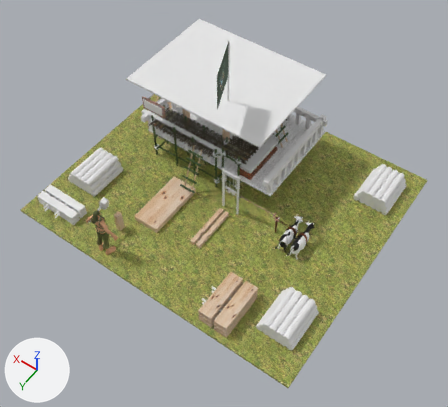
The FBX model March Death/Assets/Models/Buildings/ELF/SAWMILL/ELF_SAWMILL.fbx: old version first, new version second.
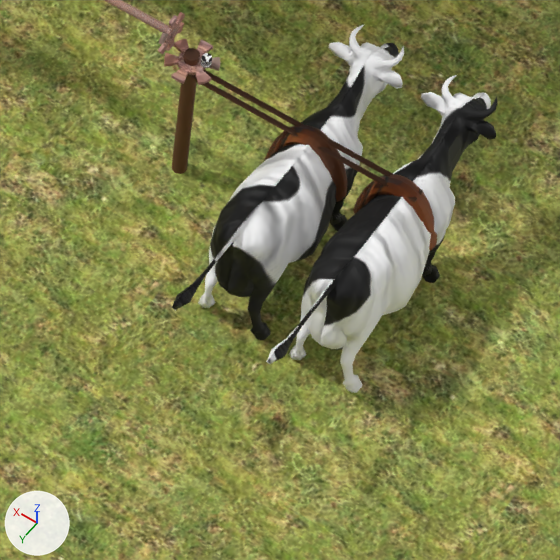
The first picture shows the older version from a 50 mm lens placed at (-12.5, 17.0, 26.7), pointed at (-1.5, 1.7, 2.5). The close-ups show both versions on the part from 57% to 72% of the width and 52% to 69% of the height of that picture; other places that the commit changed are outside them. The lights are fixed; the arrows at lower left show +X, +Y and +Z. Where no turn or scale is listed for an object, it has been applied to the vertices. Vertices at the same position are counted once.

Objects in the first close-up: 'RODA', 'RuedaDentada', 'Terra', 'VACAS'.
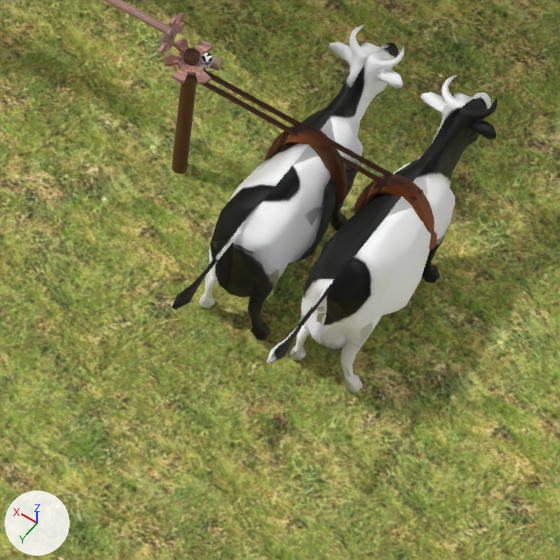
Scene script edits in JSON lines:
```json
{"op": "add", "block": "img_textura_vaca_n_jpg", "code": ["img_textura_vaca_n_jpg = load_image('Textura_Vaca_N.jpg', '../../../Mines/Textures Human/Textura_Vaca_N.jpg', 500, 375, 'Non-Color')"]}
{"block": "mat_material_003", "where": "n3 = _N.new('ShaderNodeTexImage'); n3.name = 'Image Texture.001'"}
{"op": "set", "path": "n3.image", "old": "img_textura_madera_n_jpg", "new": "img_textura_vaca_n_jpg"}
{"block": "me_mesh", "where": "# used by ob_vacas; parent = ob_roda; location = (-2.035, -0.223, 1.0); scale = (-0.645, -0.685, -0.0547)"}
{"op": "remove", "block": "me_mesh", "code": "me_mesh.from_pydata(...)  # 13624 vertices, 26124 faces; spans x -1.0..56.4, y -49.0..29.0, z -1.0..36.6"}
{"op": "add", "block": "me_mesh", "code": "me_mesh.from_pydata(...)  # 3688 vertices, 4978 faces; spans x -1.0..56.4, y -49.0..29.0, z -1.0..36.6"}
{"block": "me_mesh", "change": "me_mesh part 1: 9680 vertices removed from x 15.7..56.2, y -46.9..28.9, z -0.9..36.5"}
{"block": "me_mesh", "change": "me_mesh part 2: 16 vertices moved within x -0.8..0.8, y -0.8..0.8, z -1.0..1.0; 256 vertices removed from x -1.0..1.0, y -1.0..1.0, z -1.0..1.0"}
```

Pixel boxes [x1, y1, x2, y2] of what changed, in the close-ups (560 x 560 px):
```json
{"object": "VACAS", "change": "surface changed, reshaped", "before": [172, 25, 497, 393], "after": [172, 25, 497, 393], "on screen": "grey to white"}
{"part": 1, "of": "me_mesh", "change": "deleted", "before": [172, 25, 497, 393]}
{"part": 2, "of": "me_mesh", "change": "cut back", "before": [201, 53, 212, 68]}
```
